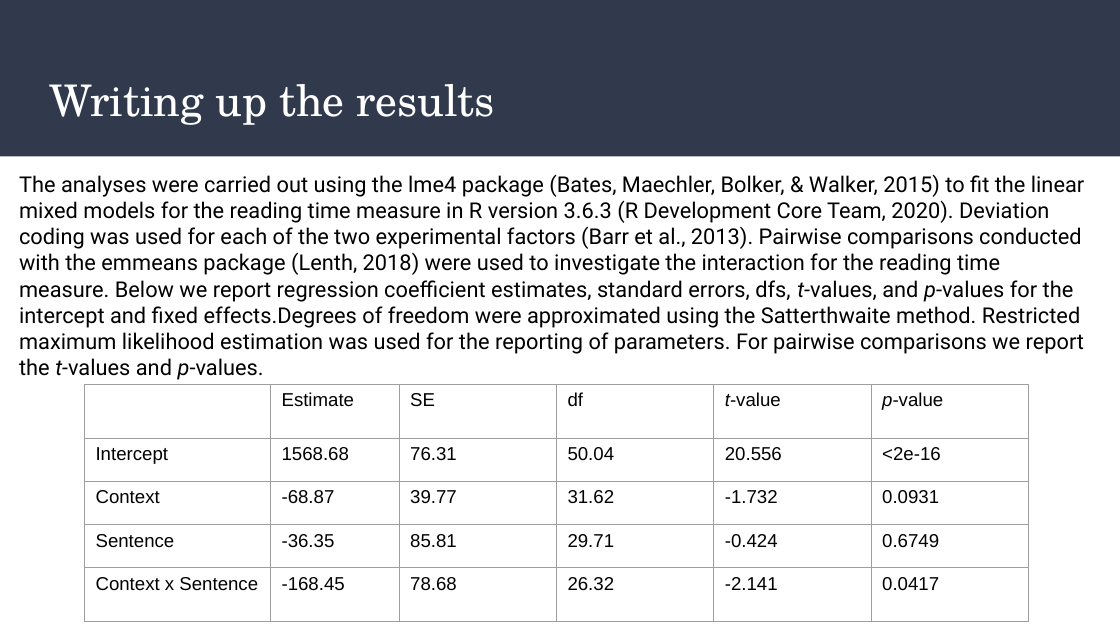
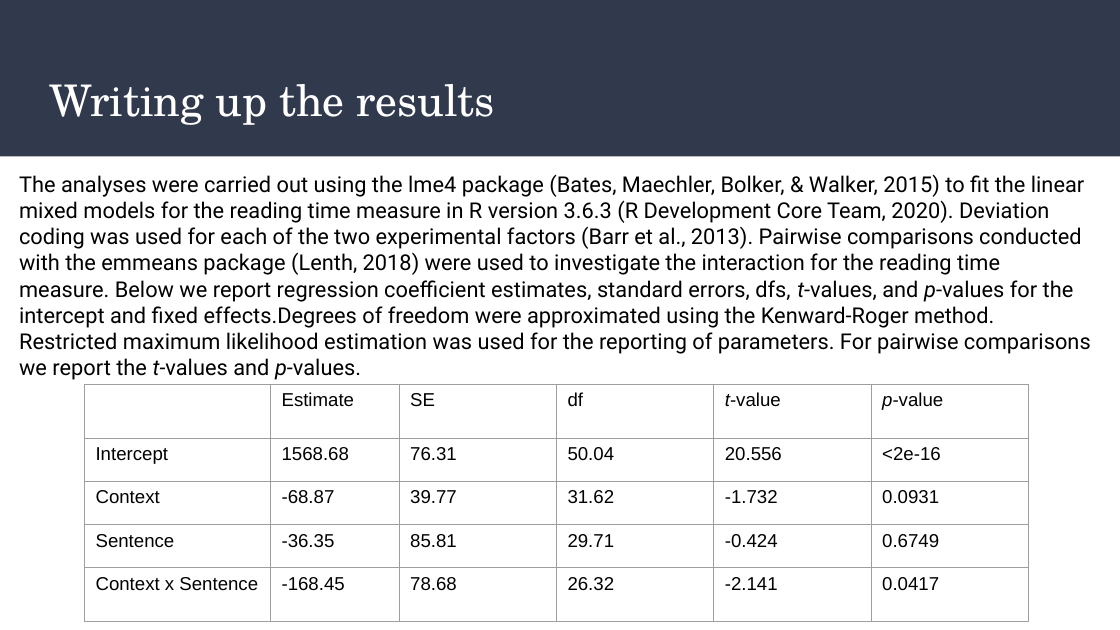
Before and after one commit to dannagifford/Wk5-16_mixed_models_pt2, a slide deck: slide 15 of slides/Mixed_Models_Part_2.odp. Drawn at 1120x630 pixels with LibreOffice and Linux fonts; fonts in the diff are those of the drawing. Boxes give left, top, right and bottom in pixels: in the first picture for what was removed or moved away, otherwise in the second. Text is boxed around its words. In the diff, an @@ line names an element or a change of style, - is before the commit and + after.

Commit message:
update slides

```diff
--- a/slides/Mixed_Models_Part_2.odp
+++ b/slides/Mixed_Models_Part_2.odp
@@ text at box(19, 174, 1091, 380): text changed @@
-The analyses were carried out using the lme4 package (Bates, Maechler, Bolker, & Walker, 2015) to fit the linear mixed models for the reading time measure in R version 3.6.3 (R Development Core Team, 2020). Deviation coding was used for each of the two experimental factors (Barr et al., 2013). Pairwise comparisons conducted with the emmeans package (Lenth, 2018) were used to investigate the interaction for the reading time measure. Below we report regression coefficient estimates, standard errors, dfs, t-values, and p-values for the intercept and fixed effects.Degrees of freedom were approximated using the Satterthwaite method. Restricted maximum likelihood estimation was used for the reporting of parameters. For pairwise comparisons we report the t-values and p-values.
+The analyses were carried out using the lme4 package (Bates, Maechler, Bolker, & Walker, 2015) to fit the linear mixed models for the reading time measure in R version 3.6.3 (R Development Core Team, 2020). Deviation coding was used for each of the two experimental factors (Barr et al., 2013). Pairwise comparisons conducted with the emmeans package (Lenth, 2018) were used to investigate the interaction for the reading time measure. Below we report regression coefficient estimates, standard errors, dfs, t-values, and p-values for the intercept and fixed effects.Degrees of freedom were approximated using the Kenward-Roger method. Restricted maximum likelihood estimation was used for the reporting of parameters. For pairwise comparisons we report the t-values and p-values.
```
Also in this commit, not shown: 4 other slides changed, 2 slides added, 1 other file.
